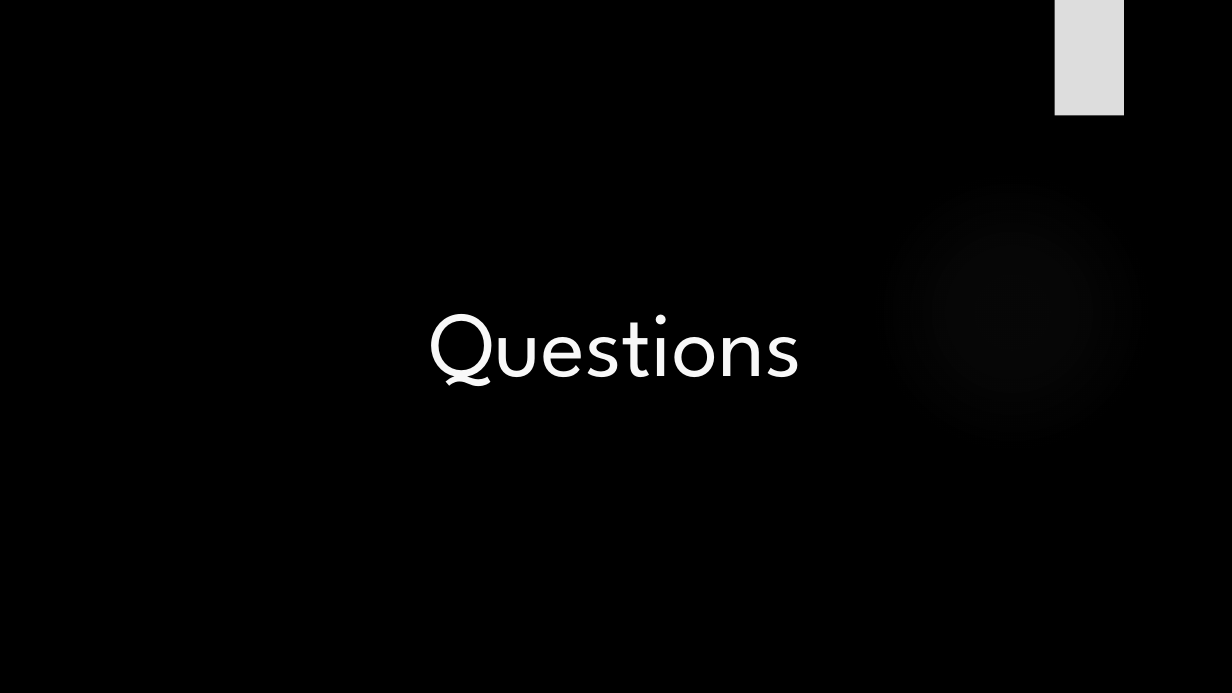
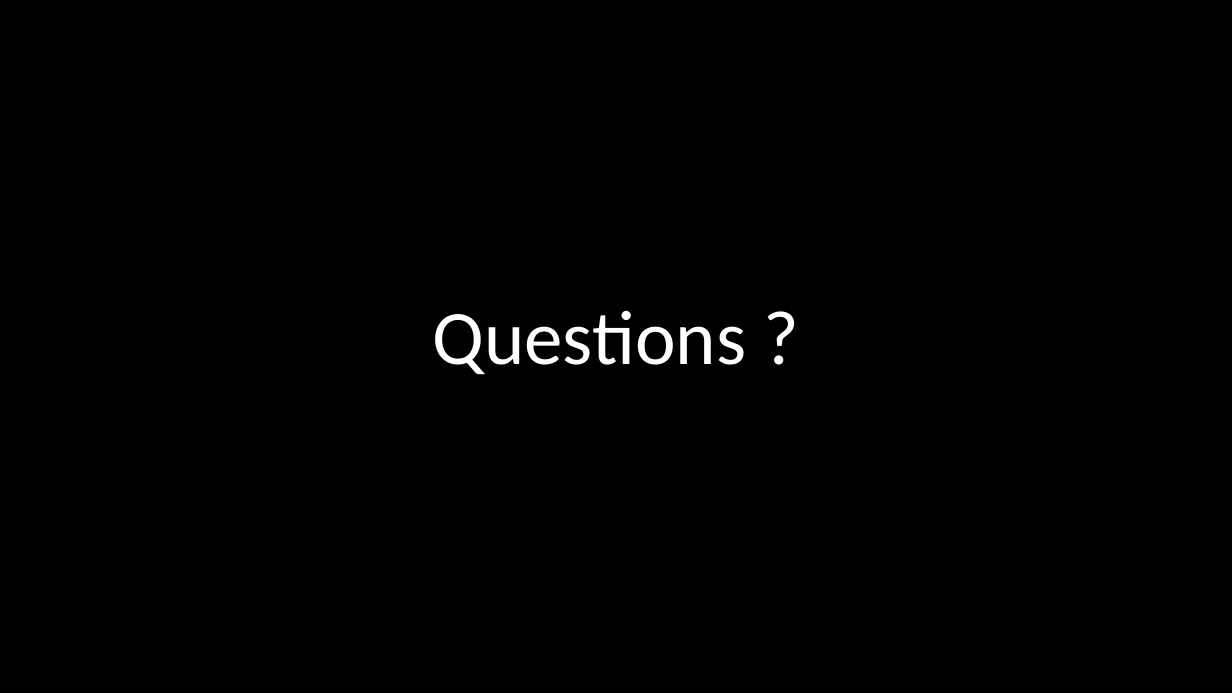
Before and after one commit to julesstahli/Yoctopuce, a slide deck: slide 12 of documentation/Yoctopuce.pptx (slide 10 before the commit). Drawn at 1232x693 pixels with LibreOffice and Linux fonts; fonts in the diff are those of the drawing; background and template pictures are left out. Boxes give left, top, right and bottom in pixels: in the first picture for what was removed or moved away, otherwise in the second. Text is boxed around its words. In the diff, an @@ line names an element or a change of style, - is before the commit and + after.

```diff
--- a/documentation/Yoctopuce.pptx
+++ b/documentation/Yoctopuce.pptx
@@ rectangle removed at bbox=[1055, 0, 1124, 116] @@
@@ title at bbox=[432, 310, 746, 375]: text changed; size 72 to 60 pt; font League Spartan to Calibri; text colour #F8F8F8 to #FFFFFF @@
-Questions
+Questions ?
```
Also in this commit, not shown: 8 other slides changed, 4 slides added, 2 slides removed.
